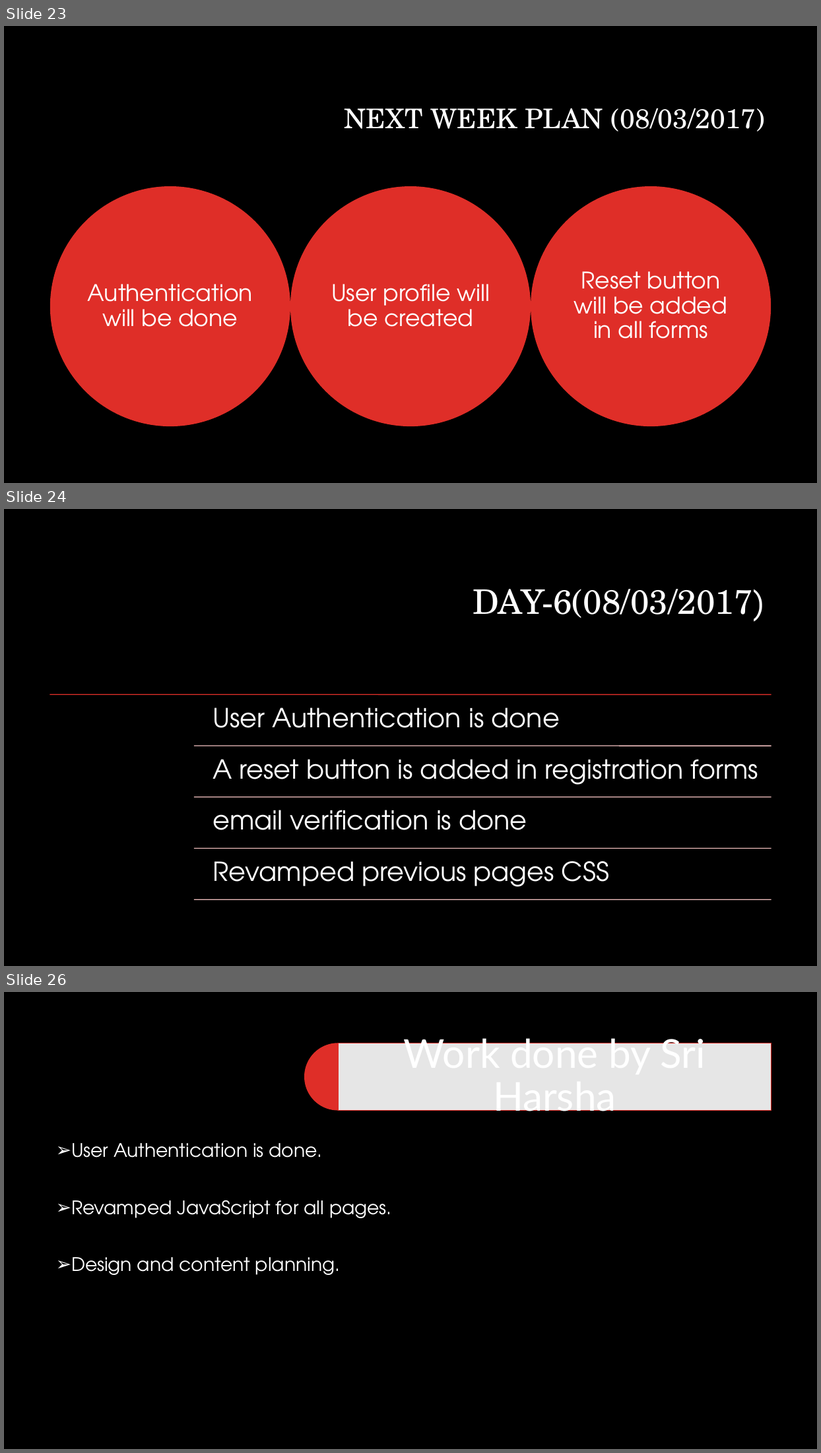
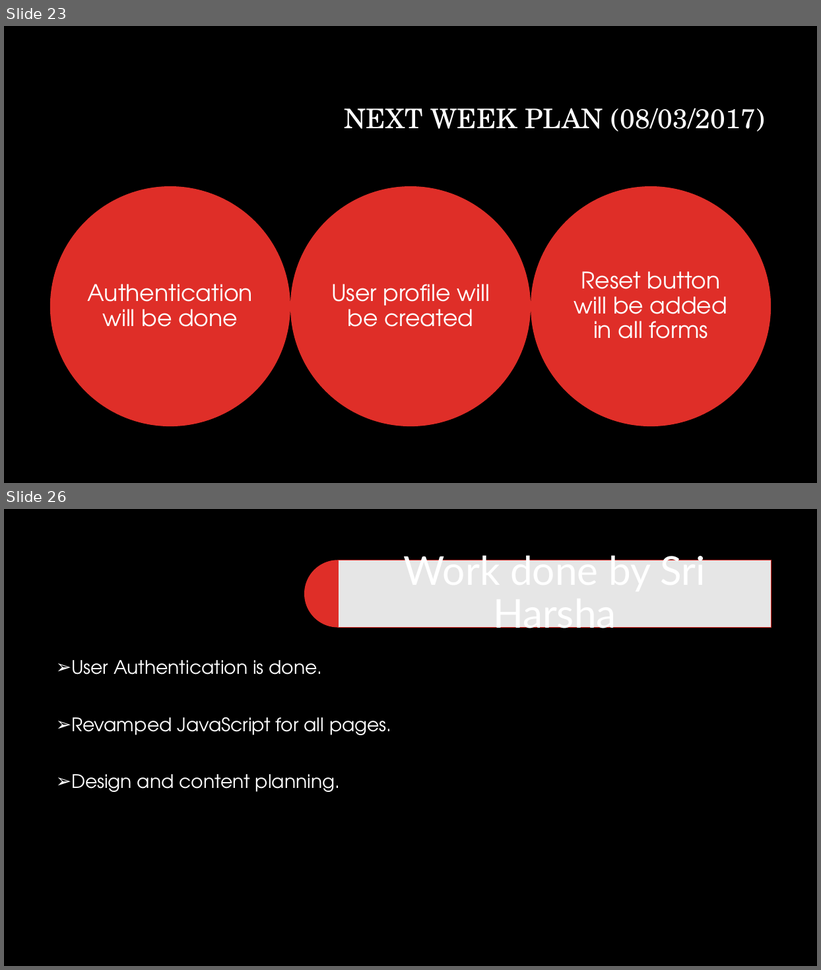
Before and after one commit to priyasatbhaya/IT_WEBD, a slide deck: Internet and web technology new ppt.pptx. Shown one above the other, each under a label of ours: slides 23, 24 and 26 before the commit, slides 23 and 26 after it; the slides between them are not shown. The pictures are 821x1453 and 821x970 pixels, drawn with LibreOffice and Linux fonts; fonts in the diff are those of the drawing; background and template pictures are left out. Boxes give left, top, right and bottom in pixels: in the first picture for what was removed or moved away, otherwise in the second. Text is boxed around its words. In the diff, an @@ line names an element or a change of style, - is before the commit and + after.

```diff
--- a/Internet and web technology new ppt.pptx
+++ b/Internet and web technology new ppt.pptx
@@ slide 24 removed at [4, 509, 817, 966], background #000000 @@
@@ title removed at [473, 589, 766, 622] @@
-DAY-6(08/03/2017)
@@ group removed at [50, 695, 772, 900]: 5 lines, 4 texts @@
-User Authentication is done
-A reset button is added in registration forms
-email verification is done
-Revamped previous pages CSS
```
Also in this commit, not shown: 12 slides changed, 6 slides added, 9 other files.
